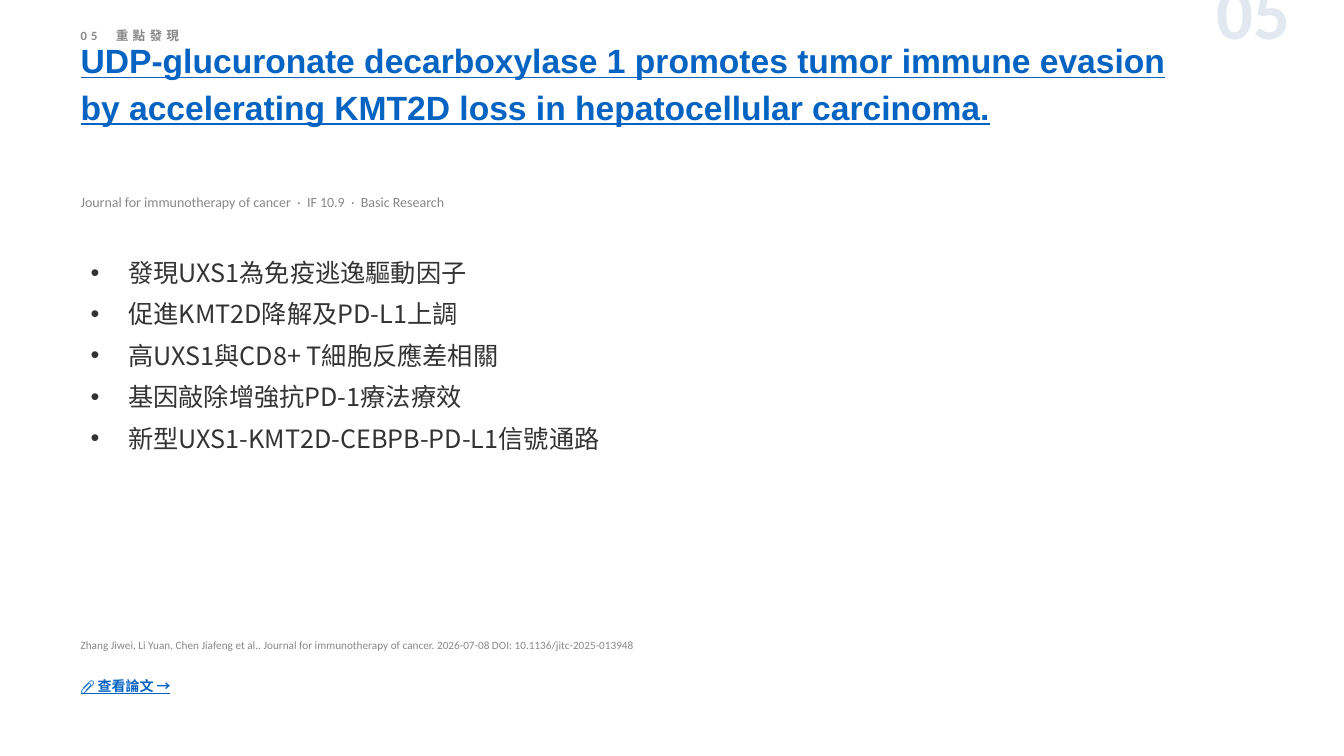
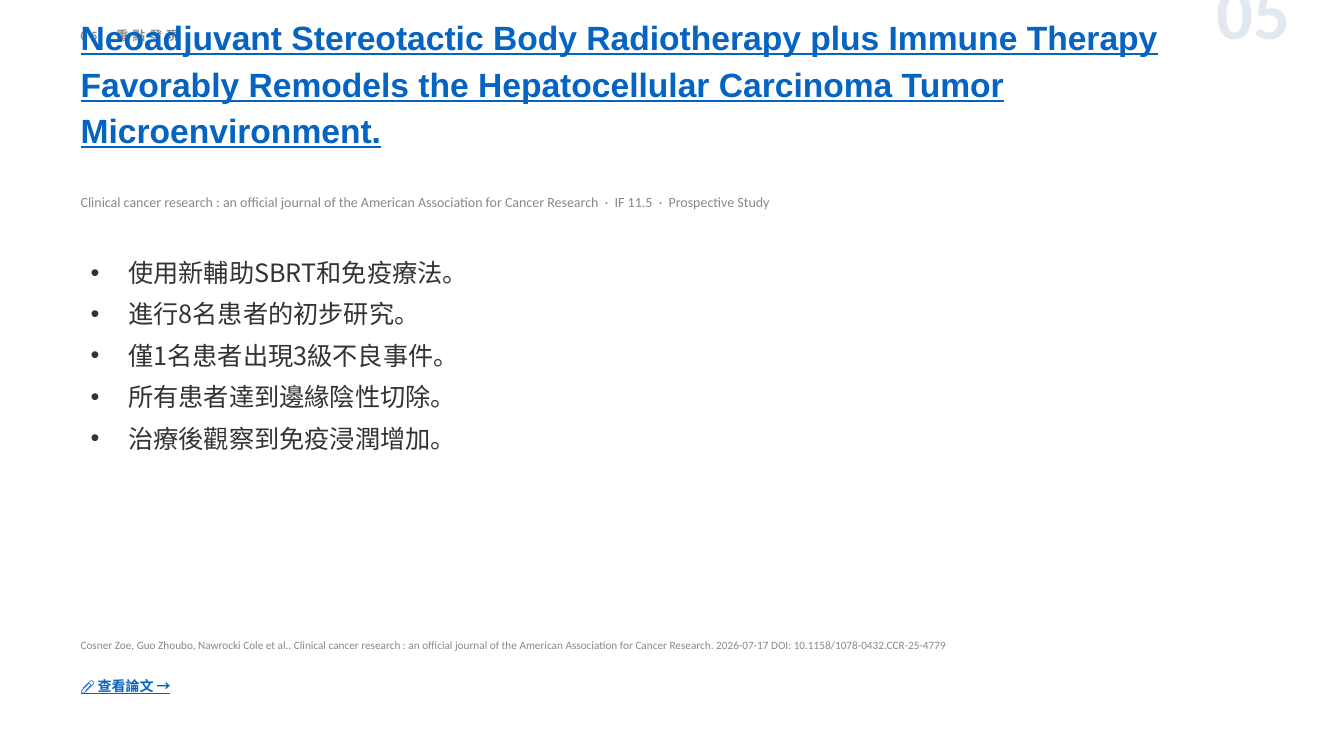
Before and after one commit to jejenhu-maker/hcc-weekly-digest, a slide deck: slide 7 of docs/digest-zh.pptx. Drawn at 1344x756 pixels with LibreOffice and Linux fonts; fonts in the diff are those of the drawing. Boxes give left, top, right and bottom in pixels: in the first picture for what was removed or moved away, otherwise in the second. Text is boxed around its words. In the diff, an @@ line names an element or a change of style, - is before the commit and + after.

```diff
--- a/docs/digest-zh.pptx
+++ b/docs/digest-zh.pptx
@@ text at [81,25,1158,148]: text changed @@
-UDP-glucuronate decarboxylase 1 promotes tumor immune evasion by accelerating KMT2D loss in hepatocellular carcinoma.
+Neoadjuvant Stereotactic Body Radiotherapy plus Immune Therapy Favorably Remodels the Hepatocellular Carcinoma Tumor Microenvironment.
@@ text at [81,197,769,210]: text changed @@
-Journal for immunotherapy of cancer · IF 10.9 · Basic Research
+Clinical cancer research : an official journal of the American Association for Cancer Research · IF 11.5 · Prospective Study
@@ text at [128,261,468,450]: text changed @@
-• 發現UXS1為免疫逃逸驅動因子
-• 促進KMT2D降解及PD-L1上調
-• 高UXS1與CD8+ T細胞反應差相關
-• 基因敲除增強抗PD-1療法療效
-• 新型UXS1-KMT2D-CEBPB-PD-L1信號通路
+• 使用新輔助SBRT和免疫療法。
+• 進行8名患者的初步研究。
+• 僅1名患者出現3級不良事件。
+• 所有患者達到邊緣陰性切除。
+• 治療後觀察到免疫浸潤增加。
@@ text at [81,641,946,651]: text changed @@
-Zhang Jiwei, Li Yuan, Chen Jiafeng et al.. Journal for immunotherapy of cancer. 2026-07-08 DOI: 10.1136/jitc-2025-013948
+Cosner Zoe, Guo Zhoubo, Nawrocki Cole et al.. Clinical cancer research : an official journal of the American Association for Cancer Research. 2026-07-17 DOI: 10.1158/1078-0432.CCR-25-4779
```
Also in this commit, not shown: 11 other slides changed, 2 slides added, 2 slides removed, 2 other files.
